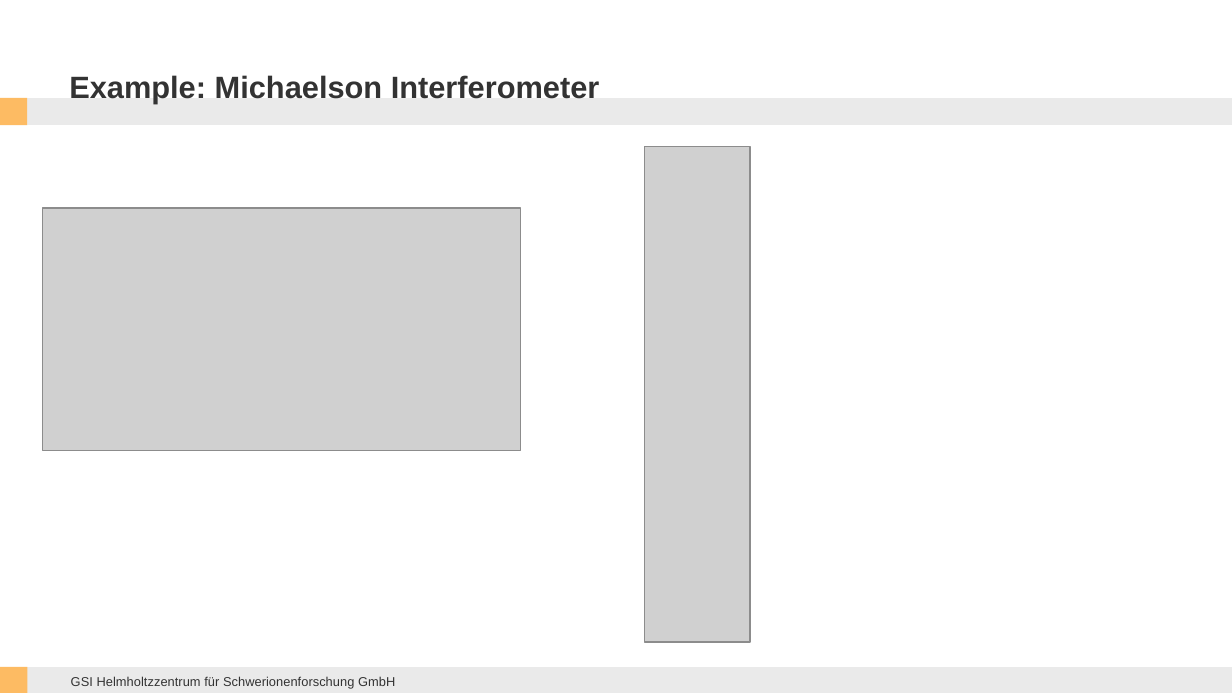
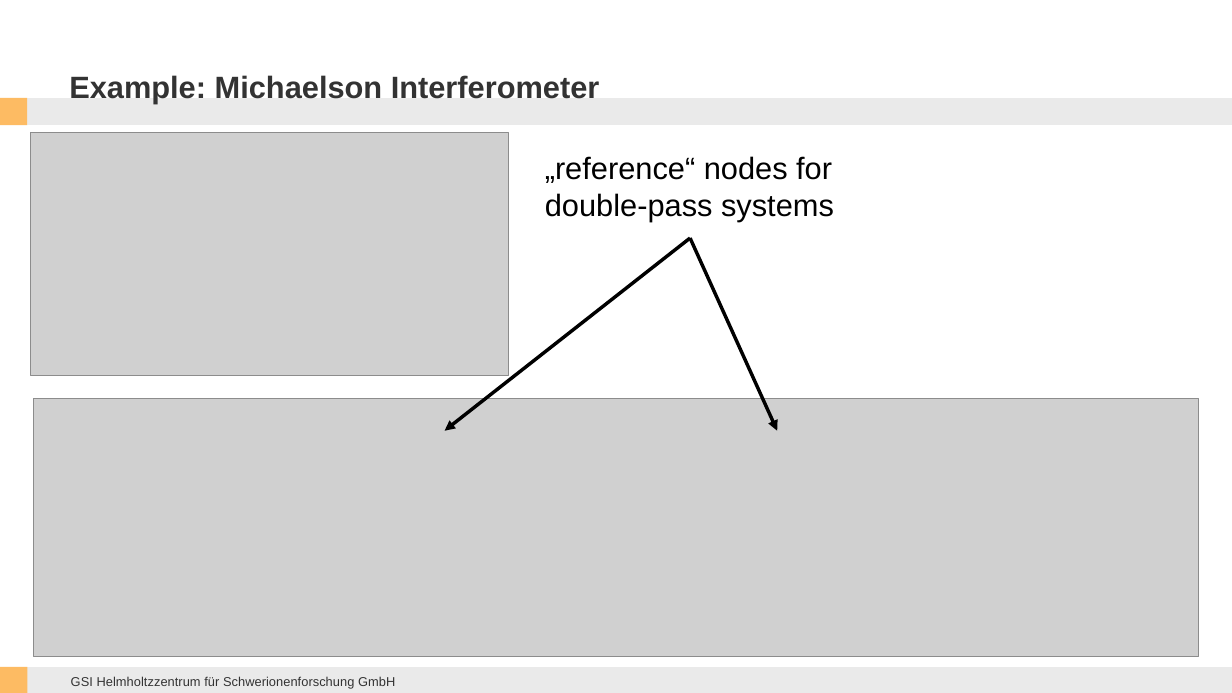
Before and after one commit to opossum-labs/opossum, a slide deck: slide 6 of book/OPOSSUM THRILL Workshop 2023.pptx. Drawn at 1232x693 pixels with LibreOffice and Linux fonts; fonts in the diff are those of the drawing; grey boxes stand for pictures; background and template pictures are left out. Boxes give left, top, right and bottom in pixels: in the first picture for what was removed or moved away, otherwise in the second. Text is boxed around its words. In the diff, an @@ line names an element or a change of style, - is before the commit and + after.

```diff
--- a/book/OPOSSUM THRILL Workshop 2023.pptx
+++ b/book/OPOSSUM THRILL Workshop 2023.pptx
@@ picture: place and size @@
-picture at (43,208,521,451)
+picture at (31,133,509,376)
@@ picture removed at (644,147,750,642) @@
@@ text added at (545,156,834,222), 18 pt, text #000000 @@
+„reference“ nodes for
+double-pass systems
@@ arrow added from (690, 238) to (445, 431), #000000 2 pt @@
@@ arrow added from (690, 238) to (777, 431), #000000 2 pt @@
@@ picture added at (33,398,1199,657) @@
```
Also in this commit, not shown: 3 other slides changed, 2 slides added, 4 other files.
